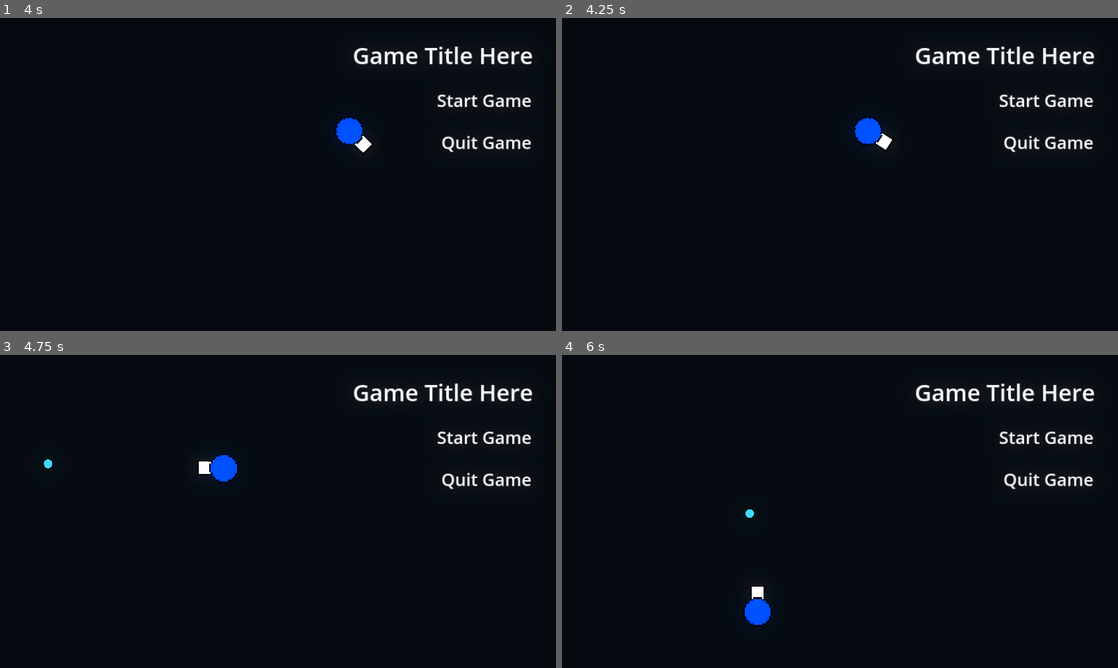
Above: before the commit, frames 1-4 (two rows, left to right).
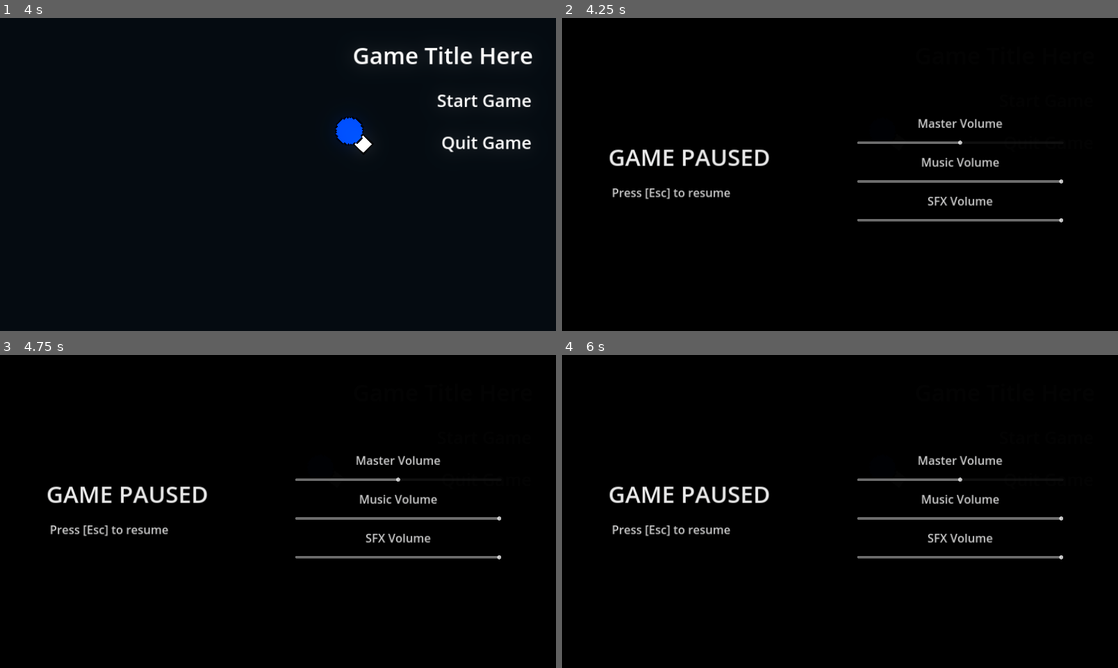
Above: after the commit, the same moments.

Repository: slin04/2D-WaveShooter-Game
Game: Godot game, scene res://code/screens/start_screen.tscn
Two runs of this game, one before a commit and one after it. Both use one fixed random seed, a clock stepped at 60 frames per second and the inputs below. Sound files missing from this copy of the repository are replaced by a short silence.
Inputs (mouse positions are in pixels of both pictures, inside the frame that each line leads up to):
- Up to frame 1 (4 s): move the mouse to (400, 158) at 0.52 s; hold D (right) 0.53-1.28 s; right-click (400, 158) at 0.6 s; move the mouse to (166, 190) at 1.27 s; hold S (down) 1.28-2.03 s; click (166, 190) at 1.35 s; move the mouse to (333, 105) at 2.02 s; hold D (right) 2.03-2.78 s; right-click (333, 105) at 2.1 s; move the mouse to (250, 237) at 2.77 s; hold W (up) 2.78-3.53 s; click (250, 237) at 2.85 s; move the mouse to (444, 221) at 3.52 s; hold A (left) from 3.53 s (still down); right-click (444, 221) at 3.6 s
- Up to frame 2 (4.25 s): keep holding A (left); tap Escape (pause) at 4.15 s
- Up to frame 3 (4.75 s): keep holding A (left); move the mouse to (111, 464) at 4.27 s; click (111, 464) at 4.35 s
- Up to frame 4 (6 s): move the mouse to (867, 511) at 5.02 s; release A (left) at 5.03 s; hold S (down) 5.03-5.78 s; right-click (867, 511) at 5.1 s; move the mouse to (756, 433) at 5.77 s; hold D (right) from 5.78 s (still down); click (756, 433) at 5.85 s

Frame 1 is identical in both runs. In frame 2, 5.6% of the frame differs, in the area x 8-96%, y 9-66%; in frame 3, 5.7%, in the area x 7-96%, y 9-66%; in frame 4, 5.7%.

Commit message:
Fixed volume sliders working between scenes, changed base volume of sounds

Diff:
--- a/code/Global.gd
+++ b/code/Global.gd
@@ -12,11 +12,18 @@
 var enemiesKilled
 var startTime
 
+var masterVolume
+var musicVolume
+var sfxVolume
+
 var gameOver
 var despawn
 
 # Called when the node enters the scene tree for the first time.
 func _ready():
+	masterVolume = 0.5
+	musicVolume = 1
+	sfxVolume = 1
 	pass
 
 func onGameStart():
@@ -41,3 +48,21 @@
 # Called every frame. 'delta' is the elapsed time since the previous frame.
 func _process(delta):
 	pass
+
+func get_volume_value(name):
+	match name:
+		"Master":
+			return masterVolume
+		"Music":
+			return musicVolume
+		"SFX":
+			return sfxVolume
+
+func set_volume_value(name, value):
+	match name:
+		"Master":
+			masterVolume = value
+		"Music":
+			musicVolume = value
+		"SFX":
+			sfxVolume = value
--- a/code/enemies/brawler.tscn
+++ b/code/enemies/brawler.tscn
@@ -45,17 +45,20 @@
 
 [node name="GunSound" type="AudioStreamPlayer" parent="."]
 stream = ExtResource("4_qnfdu")
-volume_db = -12.823
+volume_db = -4.275
 pitch_scale = 0.92
+bus = &"SFX"
 
 [node name="HitSound" type="AudioStreamPlayer" parent="."]
 stream = ExtResource("5_l0ft8")
-volume_db = -15.671
+volume_db = -6.411
 pitch_scale = 1.41
+bus = &"SFX"
 
 [node name="GruntDeathSound" type="AudioStreamPlayer" parent="."]
 stream = ExtResource("6_y0w7j")
-volume_db = -12.822
+volume_db = -5.698
+bus = &"SFX"
 
 [node name="Timer" type="Timer" parent="."]
 wait_time = 0.2
--- a/code/enemies/dasher.tscn
+++ b/code/enemies/dasher.tscn
@@ -59,22 +59,26 @@
 sprite_frames = SubResource("SpriteFrames_wcby4")
 animation = &"charging"
 
+[node name="ChargeSound" type="AudioStreamPlayer" parent="."]
+stream = ExtResource("7_auct7")
+volume_db = -5.072
+bus = &"SFX"
+
 [node name="HitSound" type="AudioStreamPlayer" parent="."]
 stream = ExtResource("7_ibl4b")
-volume_db = -15.671
+volume_db = -6.411
 pitch_scale = 1.41
-
-[node name="ChargeSound" type="AudioStreamPlayer" parent="."]
-stream = ExtResource("7_auct7")
-volume_db = -12.195
+bus = &"SFX"
 
 [node name="DashSound" type="AudioStreamPlayer" parent="."]
 stream = ExtResource("8_3h038")
-volume_db = -12.195
+volume_db = -4.359
+bus = &"SFX"
 
 [node name="GruntDeathSound" type="AudioStreamPlayer" parent="."]
 stream = ExtResource("6_2j4h4")
-volume_db = -12.822
+volume_db = -4.986
+bus = &"SFX"
 
 [node name="Timer" type="Timer" parent="."]
 wait_time = 0.2
--- a/code/enemies/grunt.tscn
+++ b/code/enemies/grunt.tscn
@@ -45,20 +45,23 @@
 
 [node name="GunSound" type="AudioStreamPlayer" parent="."]
 stream = ExtResource("3_al63h")
-volume_db = -12.823
-
-[node name="HitSound" type="AudioStreamPlayer" parent="."]
-stream = ExtResource("5_f3phl")
-volume_db = -15.671
-pitch_scale = 1.41
-
-[node name="GruntDeathSound" type="AudioStreamPlayer" parent="."]
-stream = ExtResource("6_ha0pj")
-volume_db = -12.822
+volume_db = -5.7
+bus = &"SFX"
 
 [node name="Timer" type="Timer" parent="."]
 wait_time = 0.2
 one_shot = true
 
+[node name="GruntDeathSound" type="AudioStreamPlayer" parent="."]
+stream = ExtResource("6_ha0pj")
+volume_db = -4.986
+bus = &"SFX"
+
+[node name="HitSound" type="AudioStreamPlayer" parent="."]
+stream = ExtResource("5_f3phl")
+volume_db = -6.411
+pitch_scale = 1.41
+bus = &"SFX"
+
 [connection signal="area_entered" from="." to="." method="_on_area_entered"]
 [connection signal="timeout" from="Timer" to="." method="_on_timer_timeout"]
--- a/code/enemies/minion.tscn
+++ b/code/enemies/minion.tscn
@@ -43,22 +43,25 @@
 position = Vector2(5, 0.5)
 shape = SubResource("RectangleShape2D_3xq2w")
 
+[node name="GruntDeathSound" type="AudioStreamPlayer" parent="."]
+stream = ExtResource("5_q7ym4")
+volume_db = -4.986
+bus = &"SFX"
+
 [node name="GunSound" type="AudioStreamPlayer" parent="."]
 stream = ExtResource("3_vpx4s")
-volume_db = -12.823
-
-[node name="HitSound" type="AudioStreamPlayer" parent="."]
-stream = ExtResource("4_r0try")
-volume_db = -15.671
-pitch_scale = 1.41
-
-[node name="GruntDeathSound" type="AudioStreamPlayer" parent="."]
-stream = ExtResource("5_q7ym4")
-volume_db = -12.822
+volume_db = -7.124
+bus = &"SFX"
 
 [node name="Timer" type="Timer" parent="."]
 wait_time = 0.2
 one_shot = true
 
+[node name="HitSound" type="AudioStreamPlayer" parent="."]
+stream = ExtResource("4_r0try")
+volume_db = -6.411
+pitch_scale = 1.41
+bus = &"SFX"
+
 [connection signal="area_entered" from="." to="." method="_on_area_entered"]
 [connection signal="timeout" from="Timer" to="." method="_on_timer_timeout"]
--- a/code/enemies/sniper.tscn
+++ b/code/enemies/sniper.tscn
@@ -44,21 +44,24 @@
 
 [node name="GunSound" type="AudioStreamPlayer" parent="."]
 stream = ExtResource("4_v5tt2")
-volume_db = -12.823
+volume_db = -4.275
 pitch_scale = 1.33
-
-[node name="HitSound" type="AudioStreamPlayer" parent="."]
-stream = ExtResource("5_yka57")
-volume_db = -15.671
-pitch_scale = 1.41
+bus = &"SFX"
 
 [node name="GruntDeathSound" type="AudioStreamPlayer" parent="."]
 stream = ExtResource("6_36xr7")
 volume_db = -12.822
+bus = &"SFX"
 
 [node name="Timer" type="Timer" parent="."]
 wait_time = 0.2
 one_shot = true
 
+[node name="HitSound" type="AudioStreamPlayer" parent="."]
+stream = ExtResource("5_yka57")
+volume_db = -6.411
+pitch_scale = 1.41
+bus = &"SFX"
+
 [connection signal="area_entered" from="." to="." method="_on_area_entered"]
 [connection signal="timeout" from="Timer" to="." method="_on_timer_timeout"]
--- a/code/pause.gd
+++ b/code/pause.gd
@@ -3,8 +3,6 @@
 # Called when the node enters the scene tree for the first time.
 func _ready():
 	self.visible = false
-
-
 
 # Called every frame. 'delta' is the elapsed time since the previous frame.
 func _process(delta):
@@ -16,13 +14,11 @@
 		get_tree().paused = !get_tree().paused
 		if !self.visible:
 			self.visible = true
-			modulate.a = 0.1
-			for i in 9:
-				await get_tree().create_timer(0.01, true).timeout
-				modulate.a += 0.1
+			#modulate.a = 1.0
+			#var tween = get_tree().create_tween()
+			#tween.tween_property(self, "modulate", Color(1,1,1,1), 1).set_trans(Tween.TRANS_LINEAR)
 		else:
-			modulate.a = 1.0
-			for i in 10:
-				await get_tree().create_timer(0.01, true).timeout
-				modulate.a -= 0.1
+			#modulate.a = 1.0
+			#var tween = get_tree().create_tween()
+			#tween.tween_property(self, "modulate", Color(1,1,1,0), 0.1).set_trans(Tween.TRANS_LINEAR)
 			self.visible = false
--- a/code/player/player.tscn
+++ b/code/player/player.tscn
@@ -50,15 +50,18 @@
 
 [node name="GunSound" type="AudioStreamPlayer" parent="."]
 stream = ExtResource("3_nqxiv")
-volume_db = -8.169
+volume_db = -4.607
+bus = &"SFX"
 
 [node name="HitSound" type="AudioStreamPlayer" parent="."]
 stream = ExtResource("4_wrwp1")
-volume_db = -7.836
+volume_db = -2.85
+bus = &"SFX"
 
 [node name="DeathSound" type="AudioStreamPlayer" parent="."]
 stream = ExtResource("7_pq3yh")
-volume_db = -10.685
+volume_db = -4.274
+bus = &"SFX"
 
 [node name="HealthRegenTimer" type="Timer" parent="."]
 wait_time = 3.0
@@ -66,7 +69,8 @@
 
 [node name="OrbCollectSound" type="AudioStreamPlayer" parent="."]
 stream = ExtResource("8_ey0xb")
-volume_db = -11.397
+volume_db = -5.699
+bus = &"SFX"
 
 [node name="iFrameTimer" type="Timer" parent="."]
 
--- a/code/screens/death_screen.tscn
+++ b/code/screens/death_screen.tscn
@@ -83,5 +83,6 @@
 stream = ExtResource("2_3vp3t")
 volume_db = -10.685
 pitch_scale = 1.4
+bus = &"SFX"
 
 [connection signal="pressed" from="Button" to="." method="_on_button_pressed"]
--- a/code/screens/main.tscn
+++ b/code/screens/main.tscn
@@ -109,7 +109,7 @@
 
 [node name="Music" type="AudioStreamPlayer" parent="."]
 stream = ExtResource("10_kr7x1")
-volume_db = -15.928
+volume_db = -6.668
 bus = &"Music"
 
 [node name="CanvasLayer" type="CanvasLayer" parent="."]
@@ -159,7 +159,7 @@
 horizontal_alignment = 1
 vertical_alignment = 1
 
-[node name="VBoxContainer" type="VBoxContainer" parent="CanvasLayer/Pause"]
+[node name="Volume Panel" type="VBoxContainer" parent="CanvasLayer/Pause"]
 layout_mode = 0
 offset_left = 1019.0
 offset_top = 148.0
@@ -168,7 +168,7 @@
 theme_override_constants/separation = 30
 alignment = 1
 
-[node name="Master Volume" type="Label" parent="CanvasLayer/Pause/VBoxContainer"]
+[node name="Master Volume" type="Label" parent="CanvasLayer/Pause/Volume Panel"]
 layout_mode = 2
 theme_override_colors/font_color = Color(0.8, 0.8, 0.8, 1)
 theme_override_font_sizes/font_size = 40
@@ -177,14 +177,14 @@
 horizontal_alignment = 1
 vertical_alignment = 1
 
-[node name="Master Slider" type="HSlider" parent="CanvasLayer/Pause/VBoxContainer"]
+[node name="Master Slider" type="HSlider" parent="CanvasLayer/Pause/Volume Panel"]
 layout_mode = 2
 max_value = 1.0
-step = 0.001
+step = 0.01
 script = ExtResource("14_d26il")
 bus_name = "Master"
 
-[node name="Music Volume" type="Label" parent="CanvasLayer/Pause/VBoxContainer"]
+[node name="Music Volume" type="Label" parent="CanvasLayer/Pause/Volume Panel"]
 layout_mode = 2
 theme_override_colors/font_color = Color(0.8, 0.8, 0.8, 1)
 theme_override_font_sizes/font_size = 40
@@ -193,14 +193,14 @@
 horizontal_alignment = 1
 vertical_alignment = 1
 
-[node name="Music Slider" type="HSlider" parent="CanvasLayer/Pause/VBoxContainer"]
+[node name="Music Slider" type="HSlider" parent="CanvasLayer/Pause/Volume Panel"]
 layout_mode = 2
 max_value = 1.0
-step = 0.001
+step = 0.01
 script = ExtResource("14_d26il")
 bus_name = "Music"
 
-[node name="SFX Volume" type="Label" parent="CanvasLayer/Pause/VBoxContainer"]
+[node name="SFX Volume" type="Label" parent="CanvasLayer/Pause/Volume Panel"]
 layout_mode = 2
 theme_override_colors/font_color = Color(0.8, 0.8, 0.8, 1)
 theme_override_font_sizes/font_size = 40
@@ -209,10 +209,10 @@
 horizontal_alignment = 1
 vertical_alignment = 1
 
-[node name="SFX Slider" type="HSlider" parent="CanvasLayer/Pause/VBoxContainer"]
+[node name="SFX Slider" type="HSlider" parent="CanvasLayer/Pause/Volume Panel"]
 layout_mode = 2
 max_value = 1.0
-step = 0.001
+step = 0.01
 script = ExtResource("14_d26il")
 bus_name = "SFX"
 
--- a/code/screens/start_player.tscn
+++ b/code/screens/start_player.tscn
@@ -7,7 +7,6 @@
 [ext_resource type="AudioStream" uid="uid://dj3wr6jtc2cbu" path="res://sounds/playershoot.wav" id="5_woed3"]
 [ext_resource type="AudioStream" uid="uid://cw77p4thprlcb" path="res://sounds/playerhit.wav" id="6_jngpl"]
 [ext_resource type="AudioStream" uid="uid://s1kgksojs7x5" path="res://sounds/playerDeath.wav" id="7_83gci"]
-[ext_resource type="AudioStream" uid="uid://cy5bany0ehppu" path="res://sounds/orb_collect.wav" id="8_8beeu"]
 
 [sub_resource type="SpriteFrames" id="SpriteFrames_kbac6"]
 animations = [{
@@ -51,25 +50,24 @@
 visibility_layer = 8
 shape = SubResource("CircleShape2D_xm752")
 
-[node name="GunSound" type="AudioStreamPlayer" parent="."]
-stream = ExtResource("5_woed3")
-volume_db = -8.169
-
-[node name="HitSound" type="AudioStreamPlayer" parent="."]
-stream = ExtResource("6_jngpl")
-volume_db = -7.836
-
-[node name="DeathSound" type="AudioStreamPlayer" parent="."]
-stream = ExtResource("7_83gci")
-volume_db = -10.685
-
 [node name="HealthRegenTimer" type="Timer" parent="."]
 wait_time = 3.0
 one_shot = true
 
-[node name="OrbCollectSound" type="AudioStreamPlayer" parent="."]
-stream = ExtResource("8_8beeu")
-volume_db = -11.397
+[node name="GunSound" type="AudioStreamPlayer" parent="."]
+stream = ExtResource("5_woed3")
+volume_db = -4.607
+bus = &"SFX"
+
+[node name="HitSound" type="AudioStreamPlayer" parent="."]
+stream = ExtResource("6_jngpl")
+volume_db = -2.85
+bus = &"SFX"
+
+[node name="DeathSound" type="AudioStreamPlayer" parent="."]
+stream = ExtResource("7_83gci")
+volume_db = -4.274
+bus = &"SFX"
 
 [connection signal="area_entered" from="." to="." method="_on_object_collision"]
 [connection signal="timeout" from="HealthRegenTimer" to="." method="_on_health_regen_timer_timeout"]
--- a/code/screens/start_screen.tscn
+++ b/code/screens/start_screen.tscn
@@ -1,10 +1,12 @@
-[gd_scene load_steps=9 format=3 uid="uid://bvu5oa601a3tn"]
+[gd_scene load_steps=11 format=3 uid="uid://bvu5oa601a3tn"]
 
 [ext_resource type="Script" path="res://code/screens/start_screen.gd" id="1_khpj1"]
 [ext_resource type="PackedScene" uid="uid://bmdh2l8clerqj" path="res://code/screens/start_player.tscn" id="2_grwgm"]
 [ext_resource type="AudioStream" uid="uid://dj3wr6jtc2cbu" path="res://sounds/playershoot.wav" id="2_xpwvb"]
 [ext_resource type="AudioStream" uid="uid://dlq6ofgaglnk3" path="res://sounds/gruntDeath.wav" id="3_4o7p2"]
 [ext_resource type="AudioStream" uid="uid://dtn4bfnxxwlfe" path="res://sounds/game_start_screen_music.wav" id="5_il2u5"]
+[ext_resource type="Script" path="res://code/pause.gd" id="6_t2amu"]
+[ext_resource type="Script" path="res://code/screens/volume_slider.gd" id="7_rh8fg"]
 
 [sub_resource type="Environment" id="Environment_jpveh"]
 background_mode = 3
@@ -94,18 +96,111 @@
 
 [node name="StartSound" type="AudioStreamPlayer" parent="."]
 stream = ExtResource("2_xpwvb")
-volume_db = -10.987
+volume_db = -3.652
 pitch_scale = 1.48
+bus = &"SFX"
 
 [node name="QuitSound" type="AudioStreamPlayer" parent="."]
 stream = ExtResource("3_4o7p2")
-volume_db = -10.063
+volume_db = -2.227
 pitch_scale = 1.47
+bus = &"SFX"
 
 [node name="Music" type="AudioStreamPlayer" parent="."]
 stream = ExtResource("5_il2u5")
-volume_db = -15.928
+volume_db = -7.38
 autoplay = true
+bus = &"Music"
+
+[node name="CanvasLayer" type="CanvasLayer" parent="."]
+
+[node name="Pause" type="ColorRect" parent="CanvasLayer"]
+process_mode = 3
+offset_right = 1920.0
+offset_bottom = 1080.0
+color = Color(0, 0, 0, 0.984314)
+script = ExtResource("6_t2amu")
+
+[node name="Game Paused" type="Label" parent="CanvasLayer/Pause"]
+layout_mode = 0
+offset_left = 78.0
+offset_top = 396.0
+offset_right = 803.0
+offset_bottom = 563.0
+theme_override_colors/font_color = Color(0.921569, 0.921569, 0.921569, 1)
+theme_override_font_sizes/font_size = 80
+text = "GAME PAUSED"
+horizontal_alignment = 1
+vertical_alignment = 1
+
+[node name="Esc Instruction" type="Label" parent="CanvasLayer/Pause"]
+layout_mode = 0
+offset_left = 159.0
+offset_top = 567.0
+offset_right = 595.0
+offset_bottom = 637.0
+theme_override_colors/font_color = Color(0.8, 0.8, 0.8, 1)
+theme_override_font_sizes/font_size = 40
+text = "Press [Esc] to resume"
+horizontal_alignment = 1
+vertical_alignment = 1
+
+[node name="Volume Panel" type="VBoxContainer" parent="CanvasLayer/Pause"]
+layout_mode = 0
+offset_left = 1019.0
+offset_top = 148.0
+offset_right = 1732.0
+offset_bottom = 893.0
+theme_override_constants/separation = 30
+alignment = 1
+
+[node name="Master Volume" type="Label" parent="CanvasLayer/Pause/Volume Panel"]
+layout_mode = 2
+theme_override_colors/font_color = Color(0.8, 0.8, 0.8, 1)
+theme_override_font_sizes/font_size = 40
+text = "Master Volume
+"
+horizontal_alignment = 1
+vertical_alignment = 1
+
+[node name="Master Slider" type="HSlider" parent="CanvasLayer/Pause/Volume Panel"]
+layout_mode = 2
+max_value = 1.0
+step = 0.01
+script = ExtResource("7_rh8fg")
+bus_name = "Master"
+
+[node name="Music Volume" type="Label" parent="CanvasLayer/Pause/Volume Panel"]
+layout_mode = 2
+theme_override_colors/font_color = Color(0.8, 0.8, 0.8, 1)
+theme_override_font_sizes/font_size = 40
+text = "Music Volume
+"
+horizontal_alignment = 1
+vertical_alignment = 1
+
+[node name="Music Slider" type="HSlider" parent="CanvasLayer/Pause/Volume Panel"]
+layout_mode = 2
+max_value = 1.0
+step = 0.01
+script = ExtResource("7_rh8fg")
+bus_name = "Music"
+
+[node name="SFX Volume" type="Label" parent="CanvasLayer/Pause/Volume Panel"]
+layout_mode = 2
+theme_override_colors/font_color = Color(0.8, 0.8, 0.8, 1)
+theme_override_font_sizes/font_size = 40
+text = "SFX Volume
+"
+horizontal_alignment = 1
+vertical_alignment = 1
+
+[node name="SFX Slider" type="HSlider" parent="CanvasLayer/Pause/Volume Panel"]
+layout_mode = 2
+max_value = 1.0
+step = 0.01
+script = ExtResource("7_rh8fg")
+bus_name = "SFX"
 
 [connection signal="area_entered" from="StartButton" to="." method="_on_start_hit"]
 [connection signal="area_entered" from="QuitButton" to="." method="_on_quit_hit"]
--- a/code/screens/volume_slider.gd
+++ b/code/screens/volume_slider.gd
@@ -8,13 +8,13 @@
 
 # Called when the node enters the scene tree for the first time.
 func _ready():
-	value = 1
 	bus_index = AudioServer.get_bus_index(bus_name)
 	value_changed.connect(_on_value_changed)
+	value = Global.get_volume_value(bus_name)
 
 func _on_value_changed(value):
 	AudioServer.set_bus_volume_db(bus_index, linear_to_db(value))
-
+	Global.set_volume_value(bus_name, value)
 
 # Called every frame. 'delta' is the elapsed time since the previous frame.
 func _process(delta):
--- a/default_bus_layout.tres
+++ b/default_bus_layout.tres
@@ -1,6 +1,32 @@
-[gd_resource type="AudioBusLayout" format=3 uid="uid://01y00d0pqkr0"]
+[gd_resource type="AudioBusLayout" load_steps=5 format=3 uid="uid://01y00d0pqkr0"]
+
+[sub_resource type="AudioEffectSpectrumAnalyzer" id="AudioEffectSpectrumAnalyzer_t66ry"]
+resource_name = "SpectrumAnalyzer"
+
+[sub_resource type="AudioEffectPhaser" id="AudioEffectPhaser_y3ois"]
+resource_name = "Phaser"
+range_min_hz = 1124.25
+range_max_hz = 3584.31
+rate_hz = 0.363
+feedback = 0.4
+depth = 0.1
+
+[sub_resource type="AudioEffectReverb" id="AudioEffectReverb_1o031"]
+resource_name = "Reverb"
+predelay_feedback = 0.29
+room_size = 0.78
+damping = 0.81
+spread = 0.94
+hipass = 0.19
+wet = 0.02
+
+[sub_resource type="AudioEffectLimiter" id="AudioEffectLimiter_8vp63"]
+resource_name = "Limiter"
+soft_clip_db = 0.0
 
 [resource]
+bus/0/effect/0/effect = SubResource("AudioEffectSpectrumAnalyzer_t66ry")
+bus/0/effect/0/enabled = true
 bus/1/name = &"Music"
 bus/1/solo = false
 bus/1/mute = false
@@ -13,3 +39,9 @@
 bus/2/bypass_fx = false
 bus/2/volume_db = 0.0
 bus/2/send = &"Master"
+bus/2/effect/0/effect = SubResource("AudioEffectPhaser_y3ois")
+bus/2/effect/0/enabled = true
+bus/2/effect/1/effect = SubResource("AudioEffectReverb_1o031")
+bus/2/effect/1/enabled = true
+bus/2/effect/2/effect = SubResource("AudioEffectLimiter_8vp63")
+bus/2/effect/2/enabled = true
Not shown: 1 places in code/screens/start_player.tscn that only renumber resources
